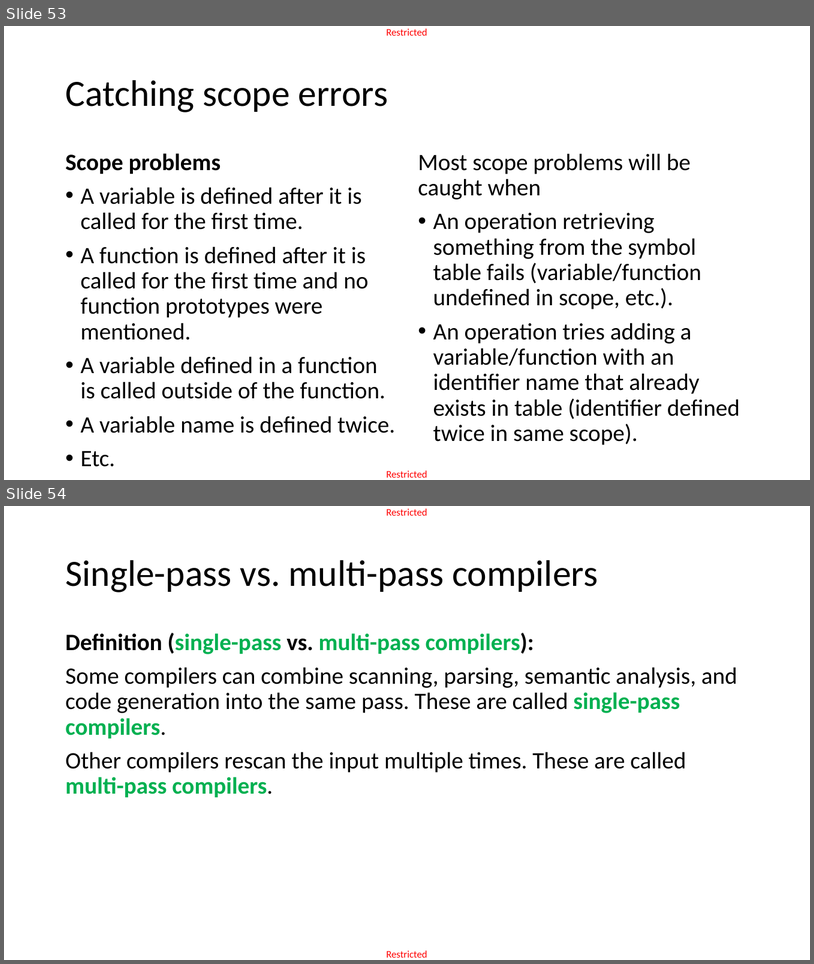
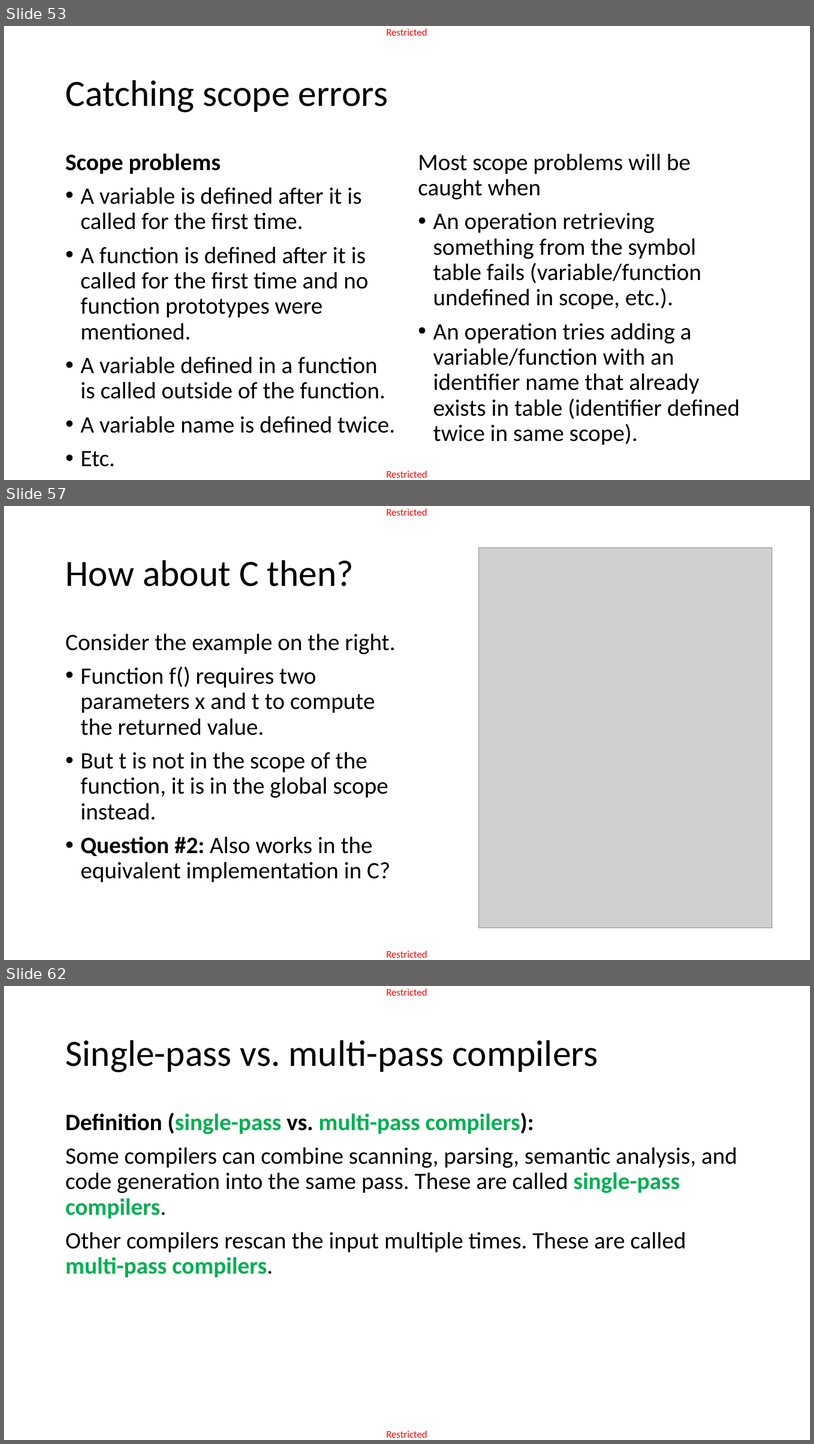
Before and after one commit to matthieudemari/SUTD_PLC_50_051, a slide deck: W12/W12S1/W12S1.pptx. Shown one above the other, each under a label of ours: slides 53 and 54 before the commit, slides 53, 57 and 62 after it; the slides between them are not shown. The pictures are 814x964 and 814x1444 pixels, drawn with LibreOffice and Linux fonts; fonts in the diff are those of the drawing; grey boxes stand for pictures. Boxes give left, top, right and bottom in pixels: in the first picture for what was removed or moved away, otherwise in the second. Text is boxed around its words. In the diff, an @@ line names an element or a change of style, - is before the commit and + after.

```diff
--- a/W12/W12S1/W12S1.pptx
+++ b/W12/W12S1/W12S1.pptx
@@ slide 57 added at box(4, 506, 810, 960), background #FFFFFF; not listed: 2 template elements that a slide beside it also shows @@
@@ picture added at box(479, 548, 772, 928) @@
@@ title added at box(65, 560, 354, 586), 44 pt, text #000000 @@
+How about C then?
@@ text added at box(65, 633, 395, 882), 28 pt, text #000000 @@
+Consider the example on the right.
+• Function f() requires two parameters x and t to compute the returned value.
+• But t is not in the scope of the function, it is in the global scope instead.
+• Question #2: Also works in the equivalent implementation in C?
@@ what was slide 54 is now slide 62 @@
```
Also in this commit, not shown: 6 slides changed, 7 other slides added, 1 other file.
